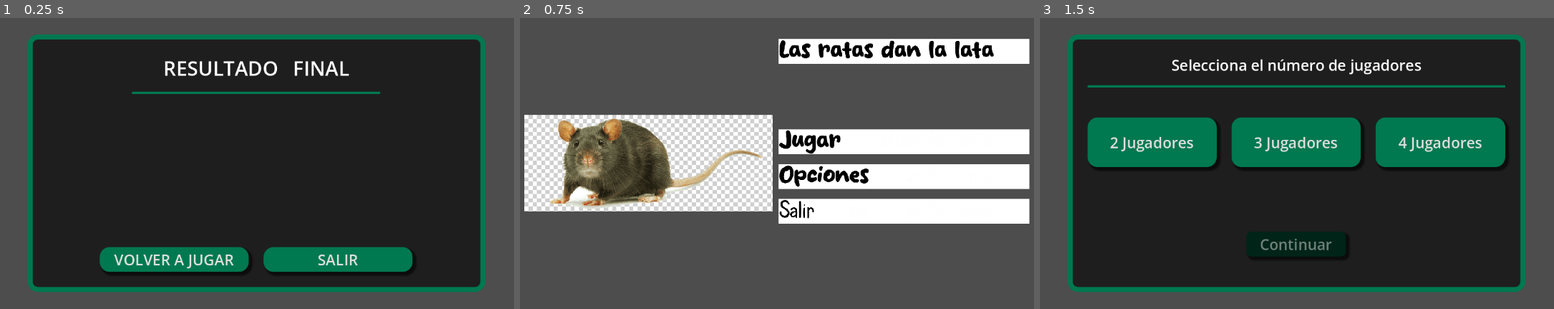
Above: before the commit, frames 1-3 (left to right).
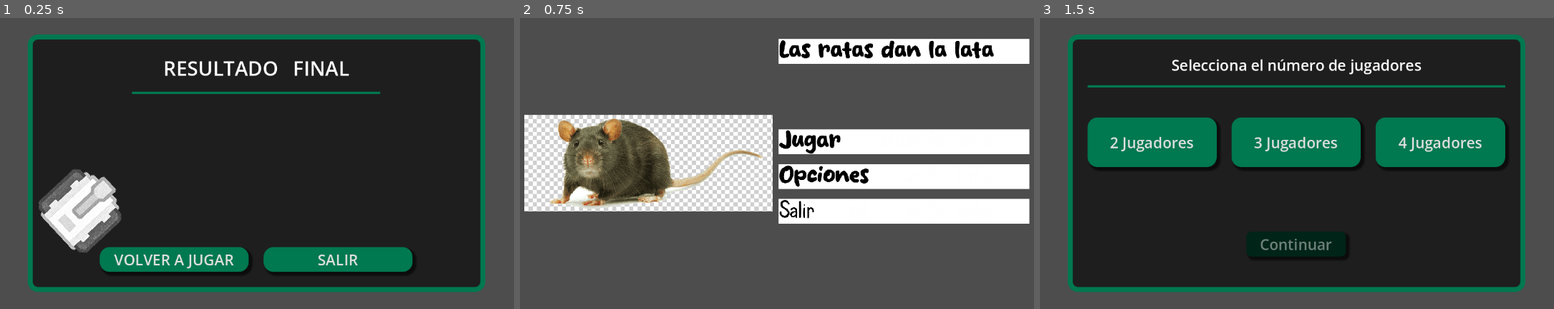
Above: after the commit, the same moments.

Repository: mamRobles/Las_ratas_dan_la_lata
Game: Godot game, scene res://Final/Scenes/final.tscn
Same seed, same stepped clock (60 frames per second), same inputs: the game is played once before the commit and once after it. This scene is started directly instead of the project's main scene.
Inputs (mouse positions are in pixels of both pictures, inside the frame that each line leads up to):
- Up to frame 1 (0.25 s): no input
- Up to frame 2 (0.75 s): click "VOLVER A JUGAR" at 0.5 s
- Up to frame 3 (1.5 s): click (1425, 143) at 1.25 s

The runs differ from the first frame. In frame 1, 3.0% of the frame differs, in the area x 7-24%, y 51-81%; in frame 2, nothing differs; in frame 3, nothing differs.

Commit message:
Presentador tanque :D

Diff:
--- a/Final/Scenes/final.tscn
+++ b/Final/Scenes/final.tscn
@@ -1,6 +1,7 @@
-[gd_scene load_steps=8 format=3 uid="uid://ccsw6ran8ax1q"]
+[gd_scene load_steps=9 format=3 uid="uid://ccsw6ran8ax1q"]
 
 [ext_resource type="Script" uid="uid://bxqb782ciahlf" path="res://Final/Scripts/final.gd" id="1_qpsly"]
+[ext_resource type="Texture2D" uid="uid://bxex7fkk5ijvs" path="res://Final/Sprites/tanque.png" id="2_c4gds"]
 
 [sub_resource type="StyleBoxFlat" id="StyleBoxFlat_h74lj"]
 bg_color = Color(0.117647, 0.117647, 0.117647, 1)
@@ -132,5 +133,12 @@
 theme_override_styles/normal = SubResource("StyleBoxFlat_2ithh")
 text = "SALIR"
 
+[node name="Sprite2D" type="Sprite2D" parent="."]
+z_index = 10
+position = Vector2(227, 414)
+rotation = -2.3193
+scale = Vector2(1.68305, 1.60247)
+texture = ExtResource("2_c4gds")
+
 [connection signal="pressed" from="PanelContainer/MarginContainer/HBoxContainer/Volver a Jugar" to="." method="_on_volver_a_jugar_pressed"]
 [connection signal="pressed" from="PanelContainer/MarginContainer/HBoxContainer/Salir" to="." method="_on_salir_pressed"]
Binary file added: Final/Sprites/tanque.png
Not shown, added: Final/Sprites/tanque.png.import
